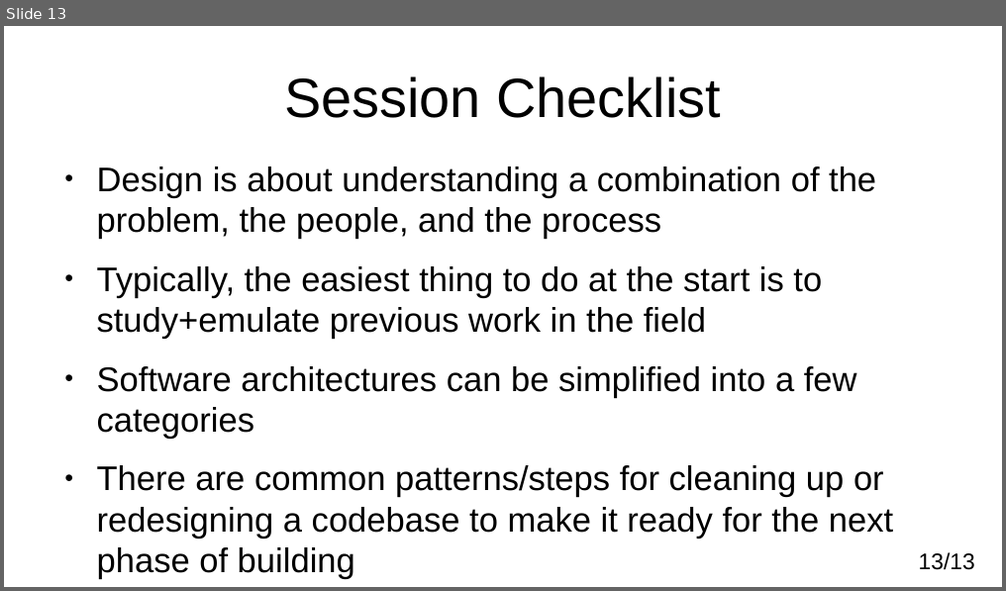
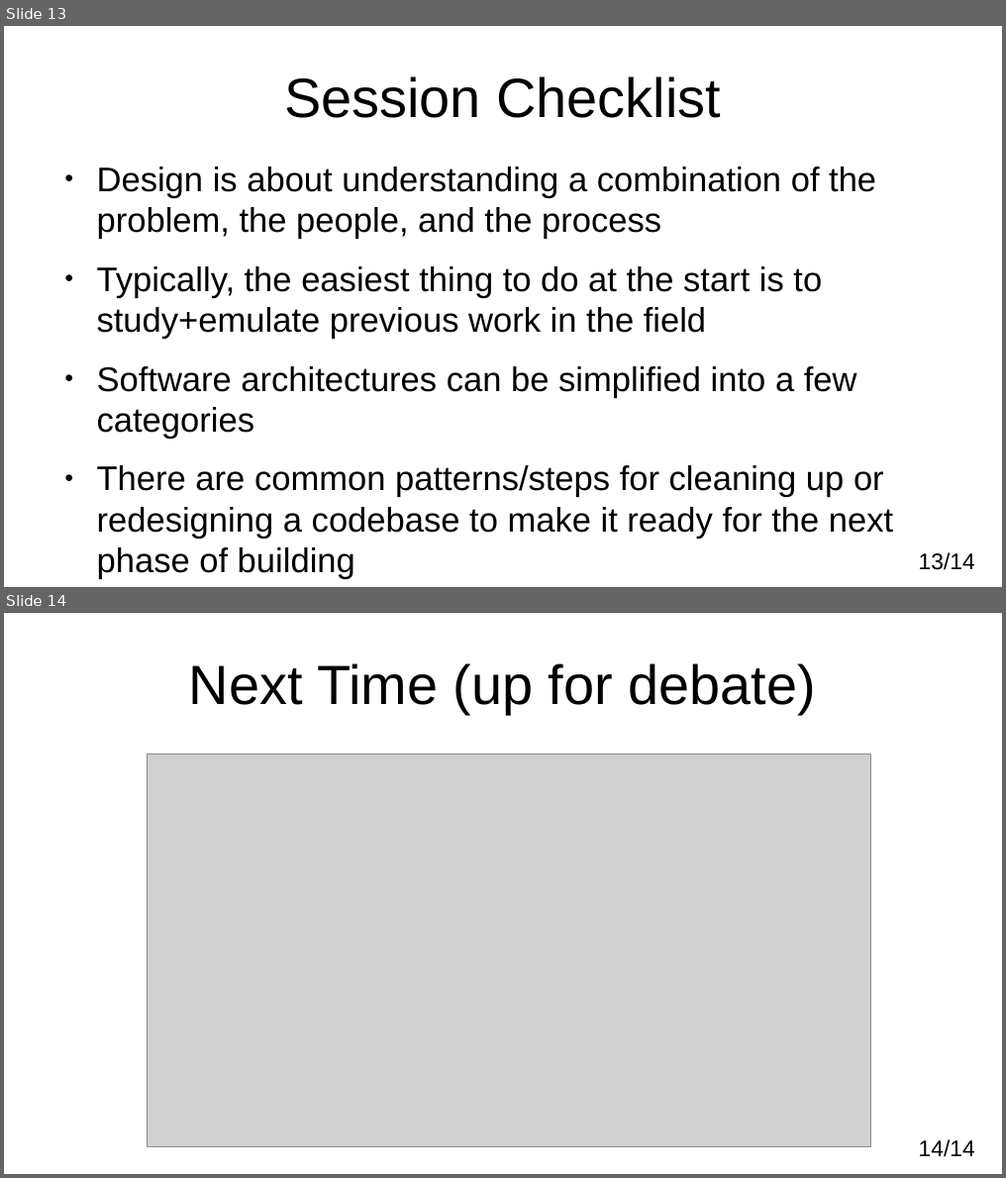
Before and after one commit to adamkewley/rse-meetups, a slide deck: 3_SoftwareDesign/PresentationSlides.odp. Shown one above the other, each under a label of ours: slide 13 before the commit, slides 13 and 14 after it. The pictures are 1006x591 and 1006x1178 pixels, drawn with LibreOffice and Linux fonts; fonts in the diff are those of the drawing; grey boxes stand for pictures. Boxes give left, top, right and bottom in pixels: in the first picture for what was removed or moved away, otherwise in the second. Text is boxed around its words. In the diff, an @@ line names an element or a change of style, - is before the commit and + after.

Commit message:
Finish slides and add published PDF to repo

```diff
--- a/3_SoftwareDesign/PresentationSlides.odp
+++ b/3_SoftwareDesign/PresentationSlides.odp
@@ slide 14 added at bbox=[4, 613, 1002, 1174], background #FFFFFF @@
@@ title added at bbox=[189, 663, 816, 714], 44 pt, text #000000 @@
+Next Time (up for debate)
@@ picture added at bbox=[147, 755, 870, 1149] @@
@@ page number added at bbox=[919, 1140, 975, 1157], 18 pt, text #000000 @@
+14/14
@@ page number at bbox=[919, 553, 975, 570]: text changed @@
-13/13
+13/14
```
Also in this commit, not shown: 1 other file.
